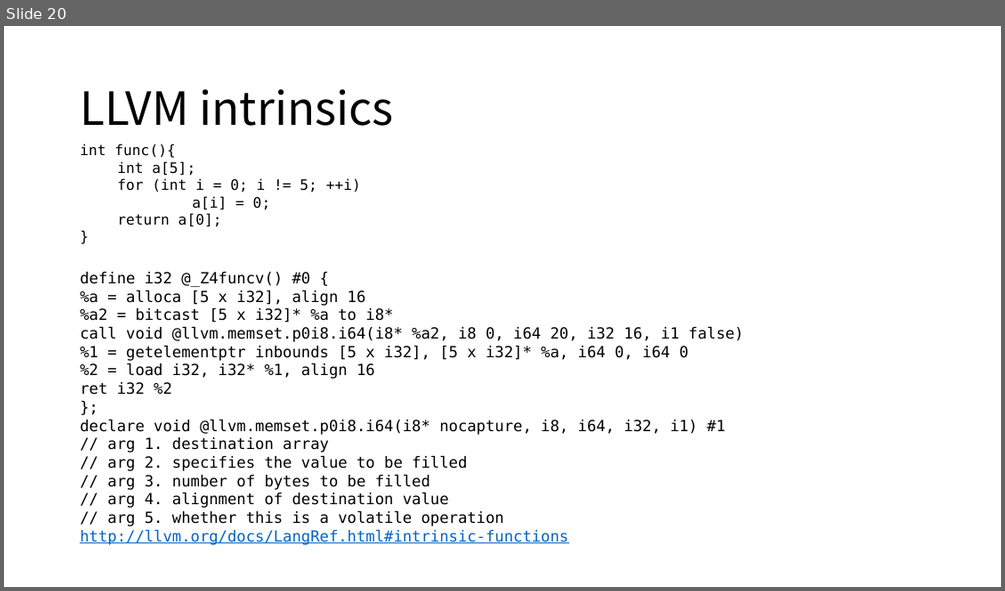
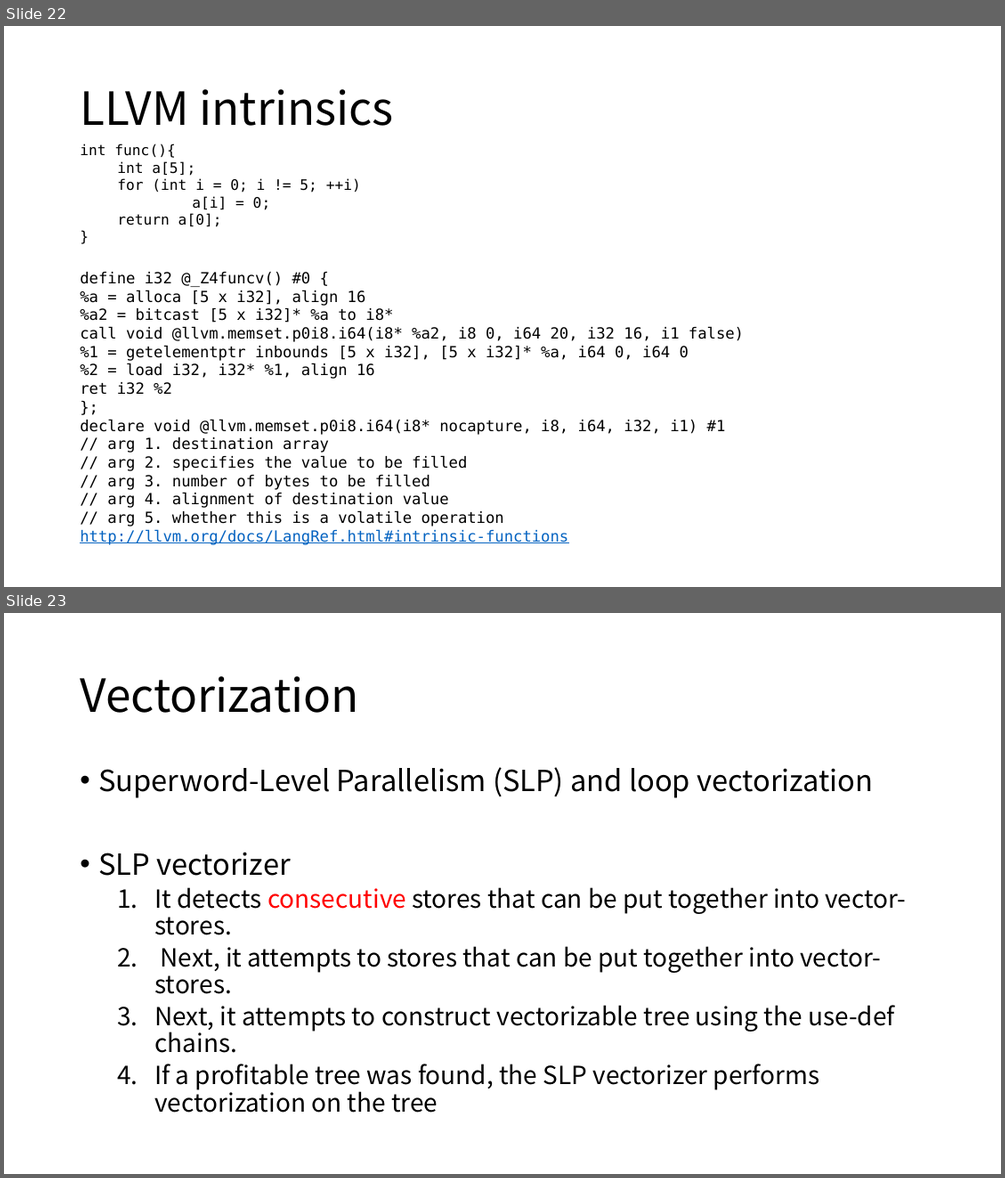
Before and after one commit to xiazhiqian/PPT-Work, a slide deck: LLVM Notes.pptx. Shown one above the other, each under a label of ours: slide 20 before the commit, slides 22 and 23 after it. The pictures are 1005x591 and 1005x1178 pixels, drawn with LibreOffice and Linux fonts; fonts in the diff are those of the drawing. Boxes give left, top, right and bottom in pixels: in the first picture for what was removed or moved away, otherwise in the second. Text is boxed around its words. In the diff, an @@ line names an element or a change of style, - is before the commit and + after.

```diff
--- a/LLVM Notes.pptx
+++ b/LLVM Notes.pptx
@@ slide 23 added at box(4, 613, 1001, 1174), background #FFFFFF @@
@@ title added at box(80, 676, 359, 713), 44 pt, text #000000 @@
+Vectorization
@@ text added at box(98, 767, 906, 1112), 24 pt, text #000000 @@
+• Superword-Level Parallelism (SLP) and loop vectorization
+• SLP vectorizer
+  1. It detects consecutive stores that can be put together into vector-stores.
+  2. Next, it attempts to stores that can be put together into vector-stores.
+  3. Next, it attempts to construct vectorizable tree using the use-def chains.
+  4. If a profitable tree was found, the SLP vectorizer performs vectorization on the tree
@@ what was slide 20 is now slide 22 @@
```
Also in this commit, not shown: 2 slides changed, 20 other slides added.
